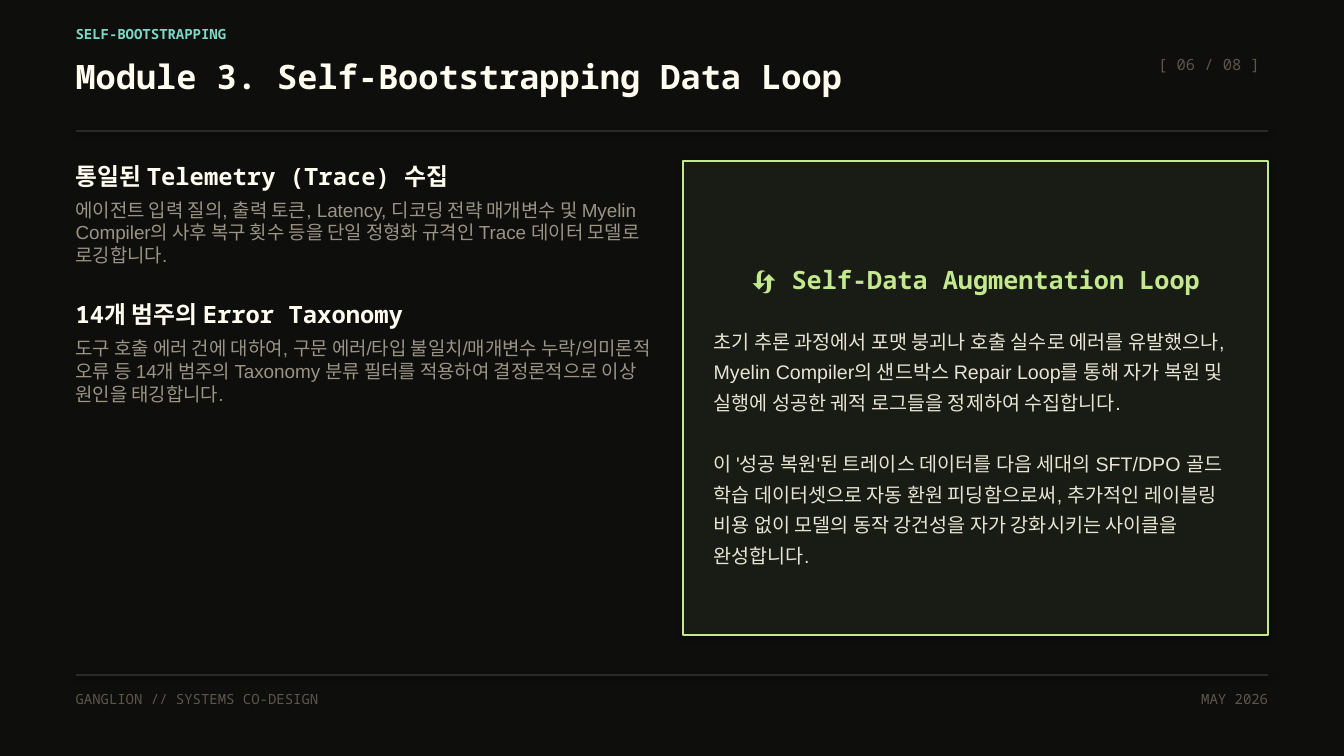
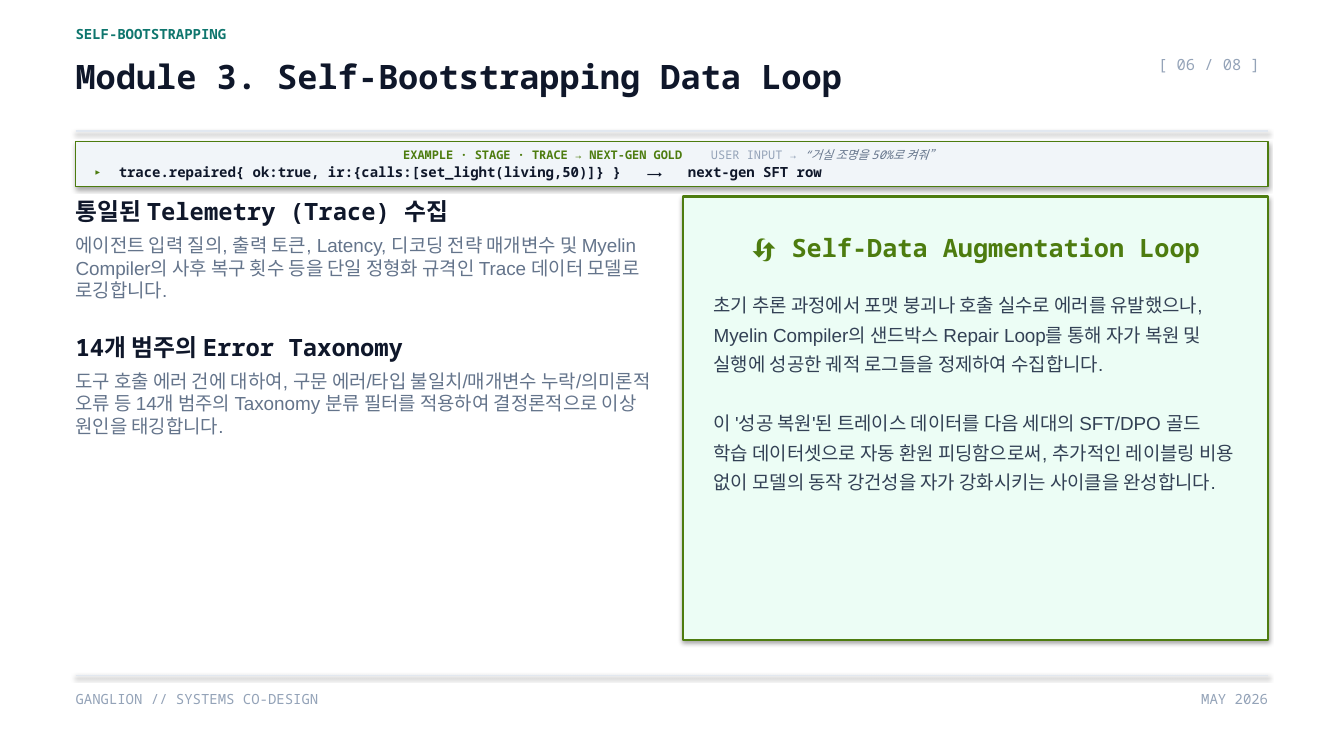
Before and after one commit to rixile9999/ganglion, a slide deck: slide 6 of web/slides.pptx. Drawn at 1344x756 pixels with LibreOffice and Linux fonts; fonts in the diff are those of the drawing. Boxes give left, top, right and bottom in pixels: in the first picture for what was removed or moved away, otherwise in the second. Text is boxed around its words. In the diff, an @@ line names an element or a change of style, - is before the commit and + after.

```diff
--- a/web/slides.pptx
+++ b/web/slides.pptx
@@ background #0E0E0C to #FFFFFF @@
@@ text "SELF-BOOTSTRAPPING" at bbox=[76, 29, 227, 39]: text colour #7DD8C6 to #0F766E @@
@@ text "Module 3. Self-Bootstrapping Data Loop" at bbox=[76, 63, 842, 98]: text colour #FFFCF0 to #0F172A @@
@@ line (76, 131) - (1268, 131): stroke #2A2A26 1.5 pt to #E2E8F0 1 pt @@
@@ rectangle added at bbox=[76, 141, 1268, 187], fill #F1F5F9, outline #4D7C0F 0.75 pt, 10 pt, text #0F172A, bold @@
+EXAMPLE · STAGE · TRACE → NEXT-GEN GOLD USER INPUT → “거실 조명을 50%로 켜줘”
+▸ trace.repaired{ ok:true, ir:{calls:[set_light(living,50)]} } ⟶ next-gen SFT row
@@ text "통일된 Telemetry (Trace) 수집": place and size @@
-text "통일된 Telemetry (Trace) 수집" at bbox=[76, 165, 650, 403]
+text "통일된 Telemetry (Trace) 수집" at bbox=[76, 200, 650, 435]
@@ text "통일된 Telemetry (Trace) 수집" at bbox=[76, 200, 650, 435]: text colour #FFFCF0 to #0F172A in "통일된 Telemetry (Trace) 수집", "14개 범주의 Error Taxonomy"; text colour #9A9485 to #64748B in "에이전트 입력 질의, 출력 토큰, Latency, 디코딩 ...", "도구 호출 에러 건에 대하여, 구문 에러/타입 ..."; less space between paragraphs @@
@@ rectangle "🔄 Self-Data Augmentation Loop": place and size @@
-rectangle "🔄 Self-Data Augmentation Loop" at bbox=[684, 161, 1268, 635]
+rectangle "🔄 Self-Data Augmentation Loop" at bbox=[684, 197, 1268, 640]
@@ rectangle "🔄 Self-Data Augmentation Loop" at bbox=[684, 197, 1268, 640]: text colour #C3E88D to #4D7C0F in "🔄 Self-Data Augmentation Loop"; size 14 to 13.5 pt, text colour #E8E4D4 to #334155 in "초기 추론 과정에서 포맷 붕괴나 호출 실수로 ..."; less space between paragraphs; vertical alignment middle to top; fill #181C14 to #ECFDF5; outline #C3E88D 1.5 pt to #4D7C0F 1.5 pt @@
@@ line (76, 676) - (1268, 676): stroke #2A2A26 1.5 pt to #E2E8F0 1 pt @@
@@ text colour #5C564B to #94A3B8 in 3 elements at bbox=[1177, 59, 1242, 70], bbox=[76, 694, 318, 704], bbox=[1201, 694, 1268, 704] @@
```
Also in this commit, not shown: 7 other slides changed, 1 other file.
